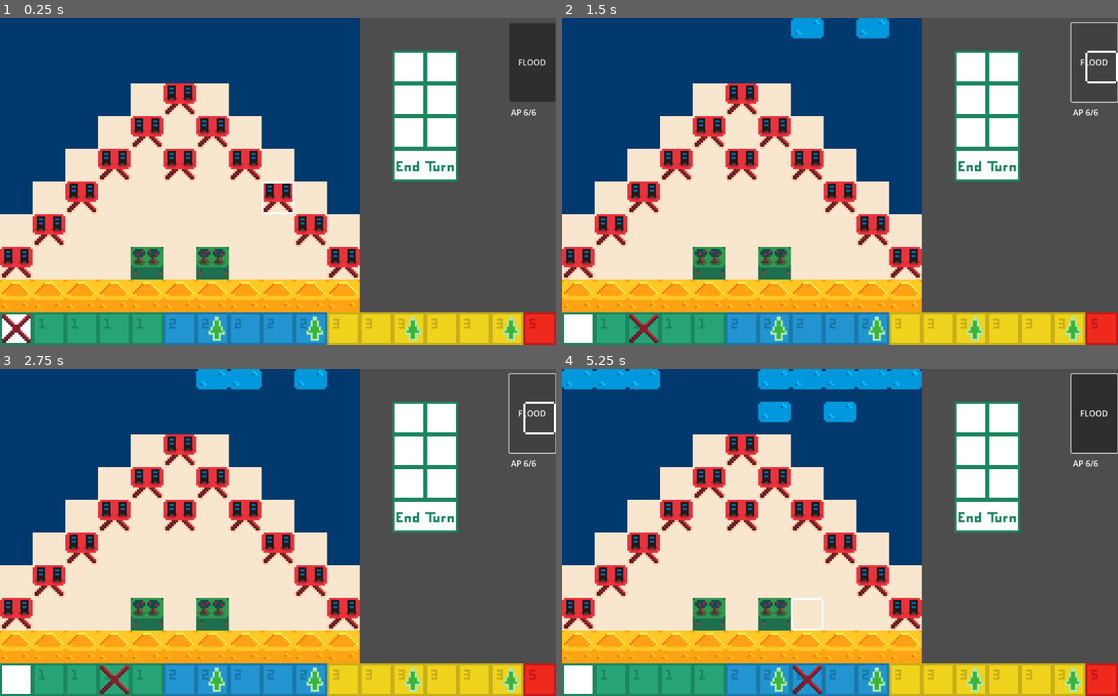
Above: before the commit, frames 1-4 (two rows, left to right).
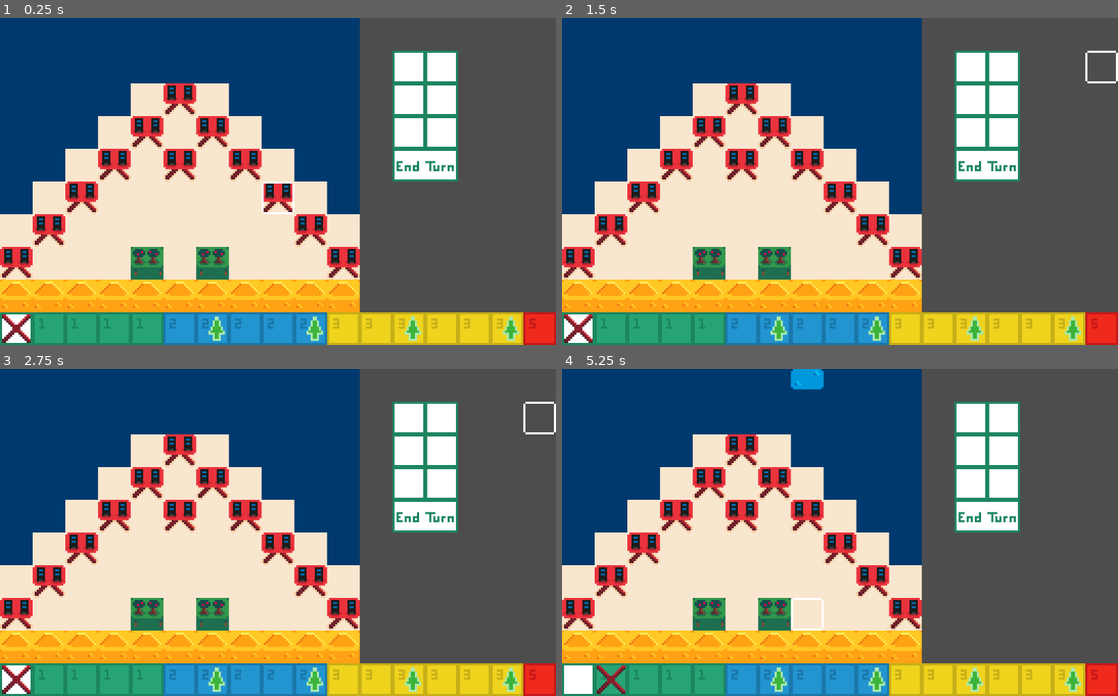
Above: after the commit, the same moments.

Repository: findeevy/CraftMyShore
Game: Godot game, scene res://Scenes/game_board.tscn
Two runs of this game, one before a commit and one after it. Both use one fixed random seed, a clock stepped at 60 frames per second and the inputs below.
Inputs (mouse positions are in pixels of both pictures, inside the frame that each line leads up to):
- Up to frame 1 (0.25 s): no input
- Up to frame 2 (1.5 s): click (1095, 63) at 0.5 s, where only the run before the commit has a clickable "FLOOD"; click (1095, 63) at 1.25 s, where only the run before the commit has a clickable "FLOOD"
- Up to frame 3 (2.75 s): click (533, 414) at 2 s, where only the run before the commit has a clickable "FLOOD"
- Up to frame 4 (5.25 s): tap Enter at 2.75, 4.25 s; move the mouse to (962, 516) at 2.77 s; click (962, 516) at 2.85 s; right-click (962, 516) at 3.05 s; tap Space at 3.5, 5 s; move the mouse to (728, 548) at 3.52 s; right-click (728, 548) at 3.6 s; click (728, 548) at 3.8 s; move the mouse to (895, 460) at 4.27 s; click (895, 460) at 4.35 s; right-click (895, 460) at 4.55 s; move the mouse to (812, 597) at 5.02 s; right-click (812, 597) at 5.1 s

The runs differ from the first frame. In frame 1, 2.0% of the frame differs, in the area x 91-100%, y 1-30%; in frame 2, 1.4%; in frame 3, 1.7%; in frame 4, 5.8%, in the area x 0-100%, y 0-100%.

Commit message:
move undoing

Diff:
--- a/Scenes/game_board.gd
+++ b/Scenes/game_board.gd
@@ -11,10 +11,18 @@
 func _process(delta):
 	pass
 
-func _on_button_pressed():
-	Controller.process_game_tick()
-	render.emit()
 func _input(event):
-	if(Input.is_action_just_pressed("Click") and Controller.mouse_tile_position.x < Controller.board_length and Controller.mouse_tile_position.y < Controller.board_height):
-		Controller.cycleTile()
-		render.emit()
+	if Input.is_action_just_pressed("Click"):
+		if Controller.mouse_tile_position.x < Controller.board_length and Controller.mouse_tile_position.y < Controller.board_height:
+			Controller.cycleTile()
+			render.emit()
+		if Controller.mouse_tile_position.x in range(Controller.ap_start_c, Controller.ap_start_c + 2):
+			if Controller.mouse_tile_position.y in range(Controller.ap_start_r, Controller.ap_start_r + 3):
+				var click_pos = 2 * (Controller.mouse_tile_position.y - Controller.ap_start_r) + Controller.mouse_tile_position.x - Controller.ap_start_c
+				Controller.undo_move(Controller.ap_craft_indicator[click_pos][1])
+				render.emit()
+			elif Controller.mouse_tile_position.y == Controller.ap_start_r + 3:
+				Controller.process_game_tick()
+				render.emit()
+	if Input.is_action_just_pressed("Right Click"):
+		Controller.mouse_step = 0
--- a/Scenes/game_board.tscn
+++ b/Scenes/game_board.tscn
@@ -52,13 +52,6 @@
 [node name="GameBoard" type="Node2D"]
 script = ExtResource("1_ue4gq")
 
-[node name="Button" type="Button" parent="."]
-offset_left = 997.0
-offset_top = 10.0
-offset_right = 1087.0
-offset_bottom = 164.0
-text = "FLOOD"
-
 [node name="Camera2D" type="Camera2D" parent="."]
 anchor_mode = 0
 
@@ -88,13 +81,6 @@
 layer_0/z_index = 1
 script = ExtResource("3_kapad")
 
-[node name="Label" type="Label" parent="."]
-offset_left = 1000.0
-offset_top = 173.0
-offset_right = 1053.0
-offset_bottom = 211.0
-text = "AP 6/6"
-
 [node name="Cursor" type="Sprite2D" parent="."]
 position = Vector2(1.84241, 3.30222)
 texture = ExtResource("4_o74fj")
@@ -105,4 +91,3 @@
 [connection signal="render" from="." to="TileMap2" method="_on_game_board_render"]
 [connection signal="render" from="." to="TileMap3" method="_on_game_board_render"]
 [connection signal="render_background" from="." to="TileMap" method="_on_game_board_render_background"]
-[connection signal="pressed" from="Button" to="." method="_on_button_pressed"]
--- a/controller.gd
+++ b/controller.gd
@@ -211,6 +211,7 @@
 			print("placed: ", tile_val)
 
 func undo_move(move_index):
+	print(cur_moves)
 	var res = cur_moves.pop_at(move_index)
 	fill_ap_craft_indicator()
 	ap += res[0] * res[1]
